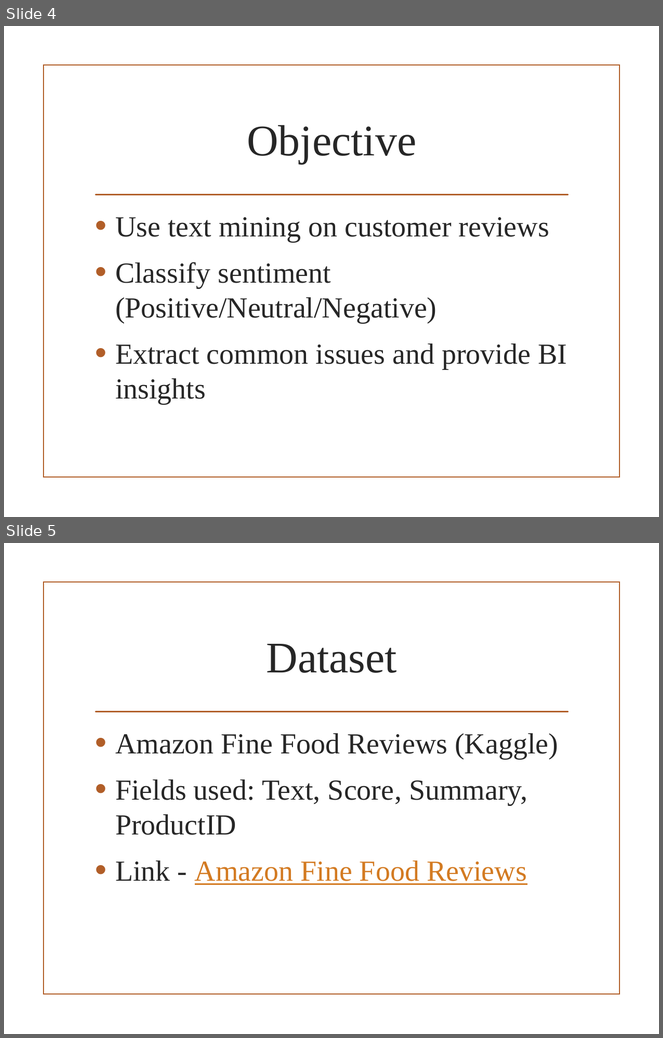
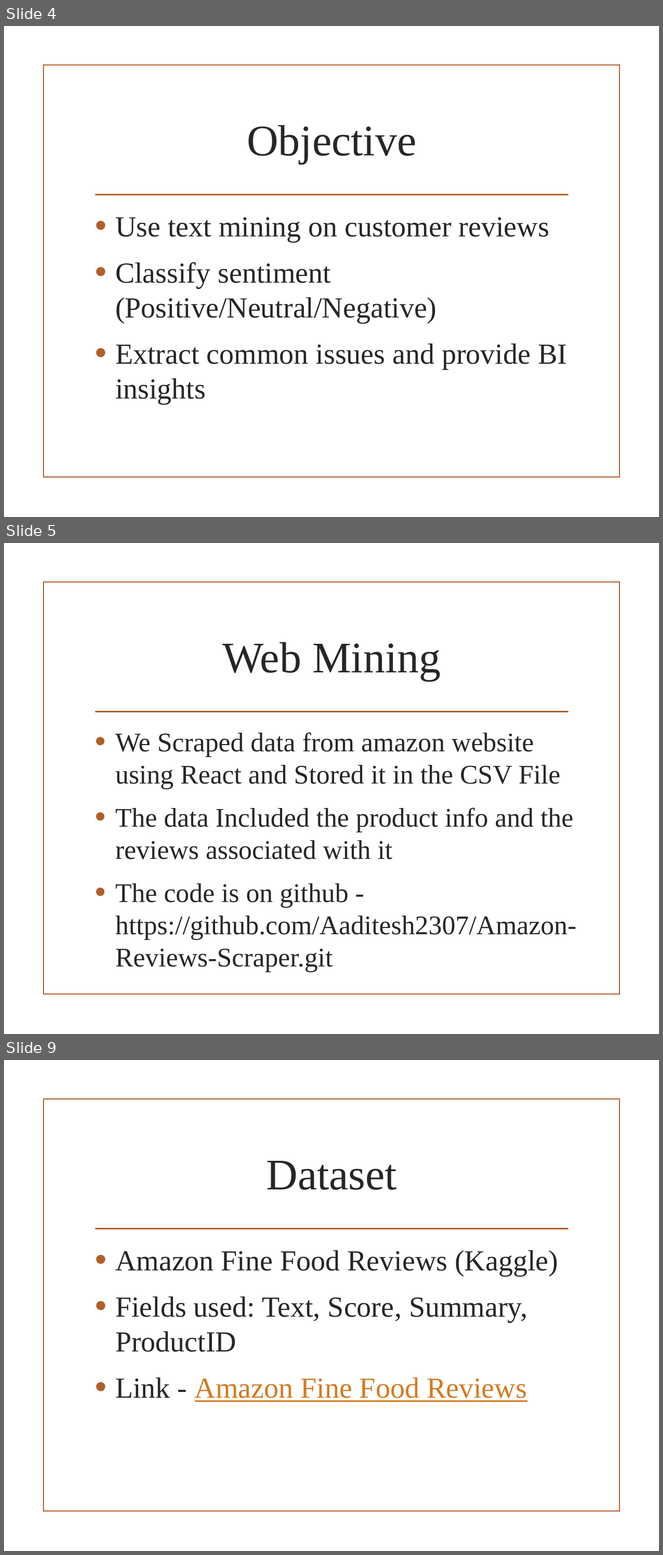
Before and after one commit to VedantKale106/BI-FA2, a slide deck: Amazon_Reviews_BI_Project.pptx. Shown one above the other, each under a label of ours: slides 4 and 5 before the commit, slides 4, 5 and 9 after it; the slides between them are not shown. The pictures are 663x1038 and 663x1555 pixels, drawn with LibreOffice and Linux fonts; fonts in the diff are those of the drawing; background and template pictures are left out. Boxes give left, top, right and bottom in pixels: in the first picture for what was removed or moved away, otherwise in the second. Text is boxed around its words. In the diff, an @@ line names an element or a change of style, - is before the commit and + after.

```diff
--- a/Amazon_Reviews_BI_Project.pptx
+++ b/Amazon_Reviews_BI_Project.pptx
@@ slide 5 added at (4,543,659,1034), background picture (left out); not listed: 2 template elements that a slide beside it also shows @@
@@ title added at (222,642,441,681), 48 pt, text #262626 @@
+Web Mining
@@ text added at (115,732,577,973), 29.6 pt, text #262626 @@
+• We Scraped data from amazon website using React and Stored it in the CSV File
+• The data Included the product info and the reviews associated with it
+• The code is on github - https://github.com/Aaditesh2307/Amazon-Reviews-Scraper.git
@@ what was slide 5 is now slide 9 @@
```
Also in this commit, not shown: 3 other slides added, 1 other file.
